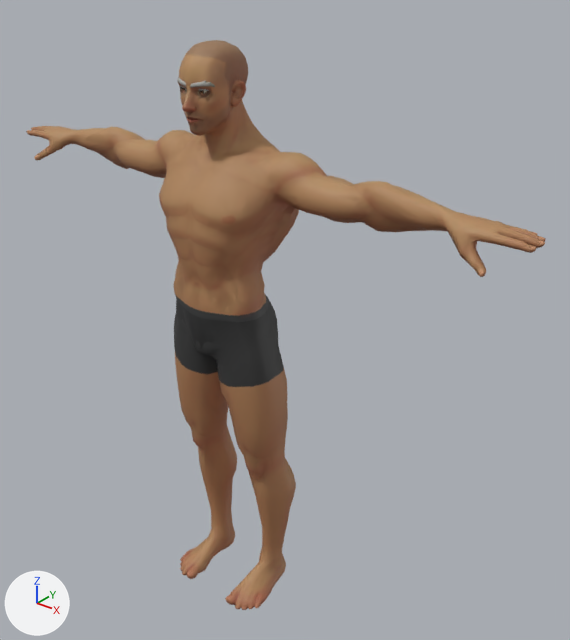
The glTF model w3d-player.glb: old version first, new version second.
The view is the same before and after, from a 50 mm camera at (1.503, -1.572, 2.054) aimed at (0.119, 0.157, 0.982). Every picture has the same lights, and +X, +Y and +Z are marked at lower left. The picture after the commit comes second. Vertices at exactly the same position are counted once.

Objects in the first picture: 'Body_LO', 'SuperHero_Male' and 1 more.
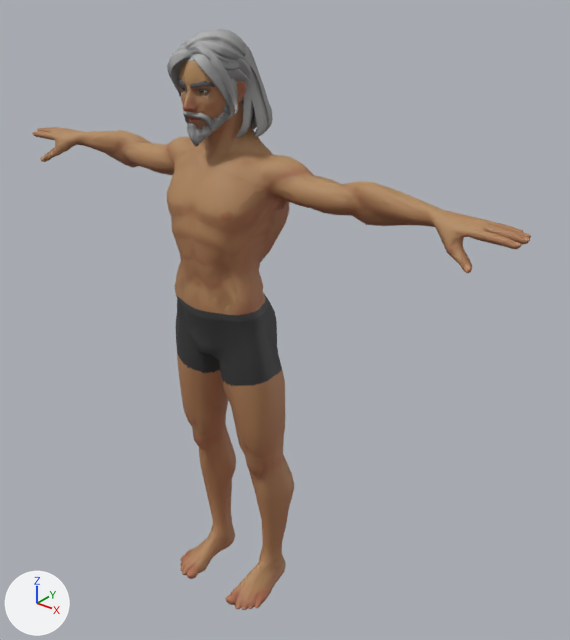
Edits to the bpy script that builds the scene:
```text
Add img_t_mh_hair2n:
    img_t_mh_hair2n = load_image('T_MH_Hair2N', '_unpacked/T_MH_Hair2N', 512, 512, 'Non-Color')
Add img_t_mh_hair2:
    img_t_mh_hair2 = load_image('T_MH_Hair2', '_unpacked/T_MH_Hair2', 512, 512, 'sRGB')
Add img_t_mh_hair1n:
    img_t_mh_hair1n = load_image('T_MH_Hair1N', '_unpacked/T_MH_Hair1N', 512, 512, 'Non-Color')
Add img_t_mh_hair1:
    img_t_mh_hair1 = load_image('T_MH_Hair1', '_unpacked/T_MH_Hair1', 512, 512, 'sRGB')
Add mat_mh_hair2:
    mat_mh_hair2 = bpy.data.materials.new('MH_Hair2')
    # uses the picture img_t_mh_hair2
    # uses the picture img_t_mh_hair2n
Add mat_mh_hair:
    mat_mh_hair = bpy.data.materials.new('MH_Hair')
    # uses the picture img_t_mh_hair1
    # uses the picture img_t_mh_hair1n
Change me_sphere_005_retopology_004:
    used by ob_superhero_male; location = (0.0, 0.0, 0.0)
    remove me_sphere_005_retopology_004.from_pydata(...)  # 6285 vertices, 12566 faces; spans x -0.93..0.93, y -0.13..0.16, z -0.01..1.81
    add me_sphere_005_retopology_004.from_pydata(...)  # 6285 vertices, 12566 faces; spans x -0.9..0.9, y -0.13..0.16, z -0.01..1.81
    me_sphere_005_retopology_004 part 1: 3097 of 6285 vertices moved; they spanned x -0.93..0.93, y -0.13..0.16, z 0.62..1.6 and now span x -0.9..0.9, y -0.12..0.15, z 0.62..1.6; mean shift (0.0, 0.0, 0.0); largest move (-0.31, 0.13, 1.37) -> (-0.28, 0.12, 1.39)
Change me_body_lo:
    used by ob_body_lo; location = (0.0, 0.0, 0.0)
    remove me_body_lo.from_pydata(...)  # 1384 vertices, 2763 faces; spans x -0.93..0.93, y -0.13..0.16, z -0.01..1.81
    add me_body_lo.from_pydata(...)  # 1384 vertices, 2764 faces; spans x -0.89..0.89, y -0.13..0.16, z -0.01..1.81
    me_body_lo part 2: 158 vertices moved from x -0.91..0.92, y -0.12..0.16, z 0.0..1.73 to x -0.89..0.89, y -0.11..0.15, z 0.0..1.71; 732 vertices removed from x -0.93..0.93, y -0.13..0.16, z 0.0..1.81; 732 vertices added at x -0.89..0.89, y -0.13..0.15, z 0.0..1.81
    me_body_lo part 3: 11 kept faces spanning x -0.89..0.79, y -0.01..0.13, z 0.22..1.61 get new texture (UV) coordinates
Add me_m_long:
    me_m_long.from_pydata(...)  # 1521 vertices, 2906 faces; spans x -0.122..0.122, y -0.104..0.168, z 1.552..1.827
    me_m_long.materials.append(mat_mh_hair2)
Add me_m_beard:
    me_m_beard.from_pydata(...)  # 596 vertices, 1034 faces; spans x -0.081..0.081, y -0.097..0.008, z 1.55..1.689
    me_m_beard.materials.append(mat_mh_hair)
Add me_m_part:
    me_m_part.from_pydata(...)  # 695 vertices, 1301 faces; spans x -0.085..0.09, y -0.079..0.108, z 1.661..1.84
    me_m_part.materials.append(mat_mh_hair)
Add me_m_buzz:
    me_m_buzz.from_pydata(...)  # 466 vertices, 830 faces; spans x -0.077..0.077, y -0.083..0.108, z 1.644..1.814
    me_m_buzz.materials.append(mat_mh_hair)
Add ob_m_long:
    ob_m_long = bpy.data.objects.new('m_long', me_m_long)
    ob_m_long.location = (0.0, 0.0, 0.0)
Add ob_m_beard:
    ob_m_beard = bpy.data.objects.new('m_beard', me_m_beard)
    ob_m_beard.location = (0.0, 0.0, 0.0)
Add ob_m_part:
    ob_m_part = bpy.data.objects.new('m_part', me_m_part)
    ob_m_part.location = (0.0, 0.0, 0.0)
Add ob_m_buzz:
    ob_m_buzz = bpy.data.objects.new('m_buzz', me_m_buzz)
    ob_m_buzz.location = (0.0, 0.0, 0.0)
```

Where the change shows, as pixel boxes [x1, y1, x2, y2] in the pictures (570 x 640 px; the box of a moved part takes in the faces that stretch with it):
'SuperHero_Male', reshaped: before [26, 40, 546, 610]; after [32, 60, 531, 610]
'Body_LO', reshaped: before [27, 44, 543, 610]; after [33, 76, 526, 609]
'm_long', added: after [167, 45, 273, 139]
'm_part', added: after [180, 29, 247, 71]
'm_beard', added: after [183, 98, 234, 146]
'm_buzz', added (mostly hidden): after [187, 57, 243, 102]
part 1 of me_sphere_005_retopology_004, moved or reshaped: before [26, 116, 546, 445]; after [32, 119, 531, 437]
part 2 of me_body_lo, moved or reshaped: before [27, 44, 543, 561]; after [34, 76, 526, 561]
part 3 of me_body_lo, surface changed: before [206, 130, 263, 502]; after [33, 132, 228, 504]
